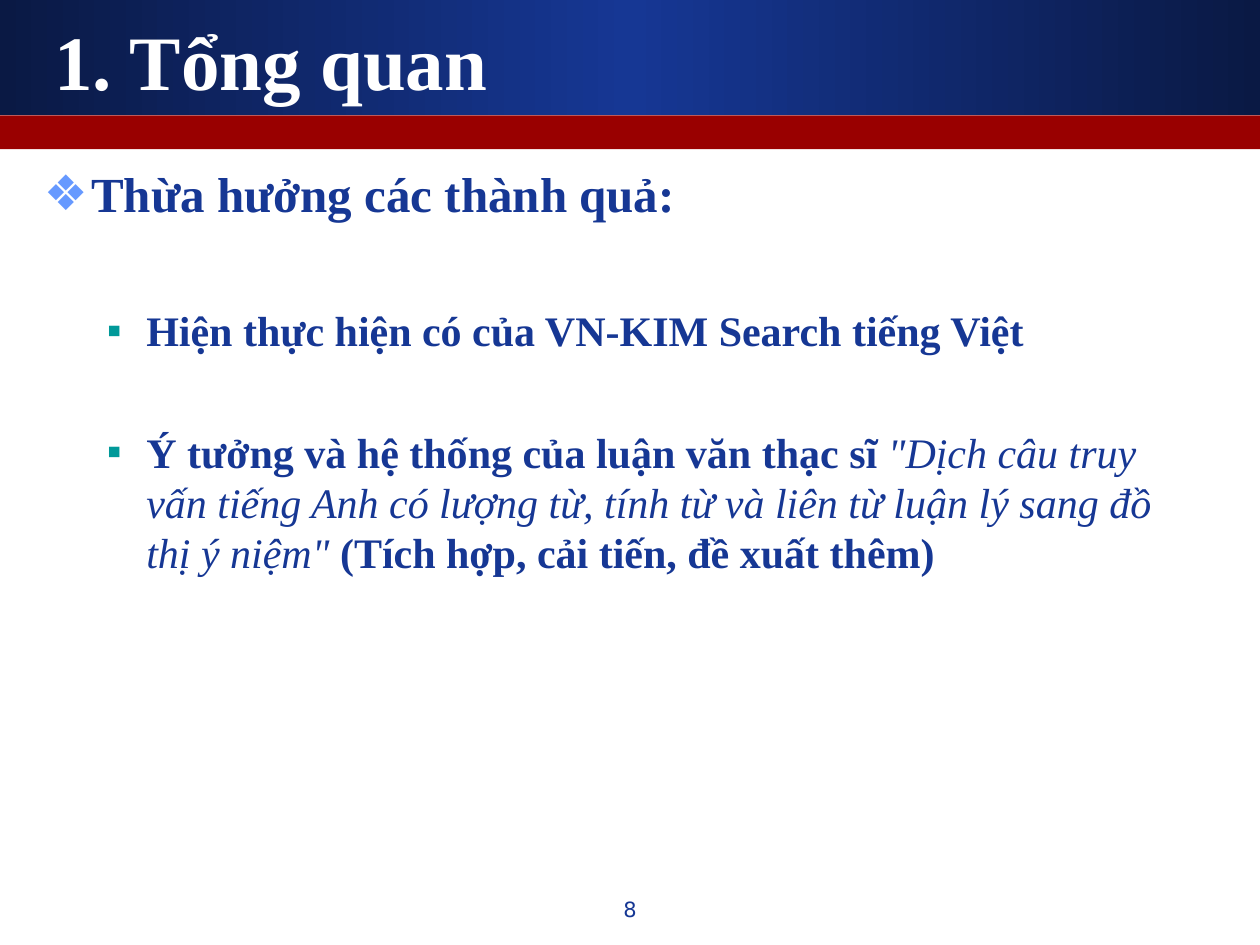
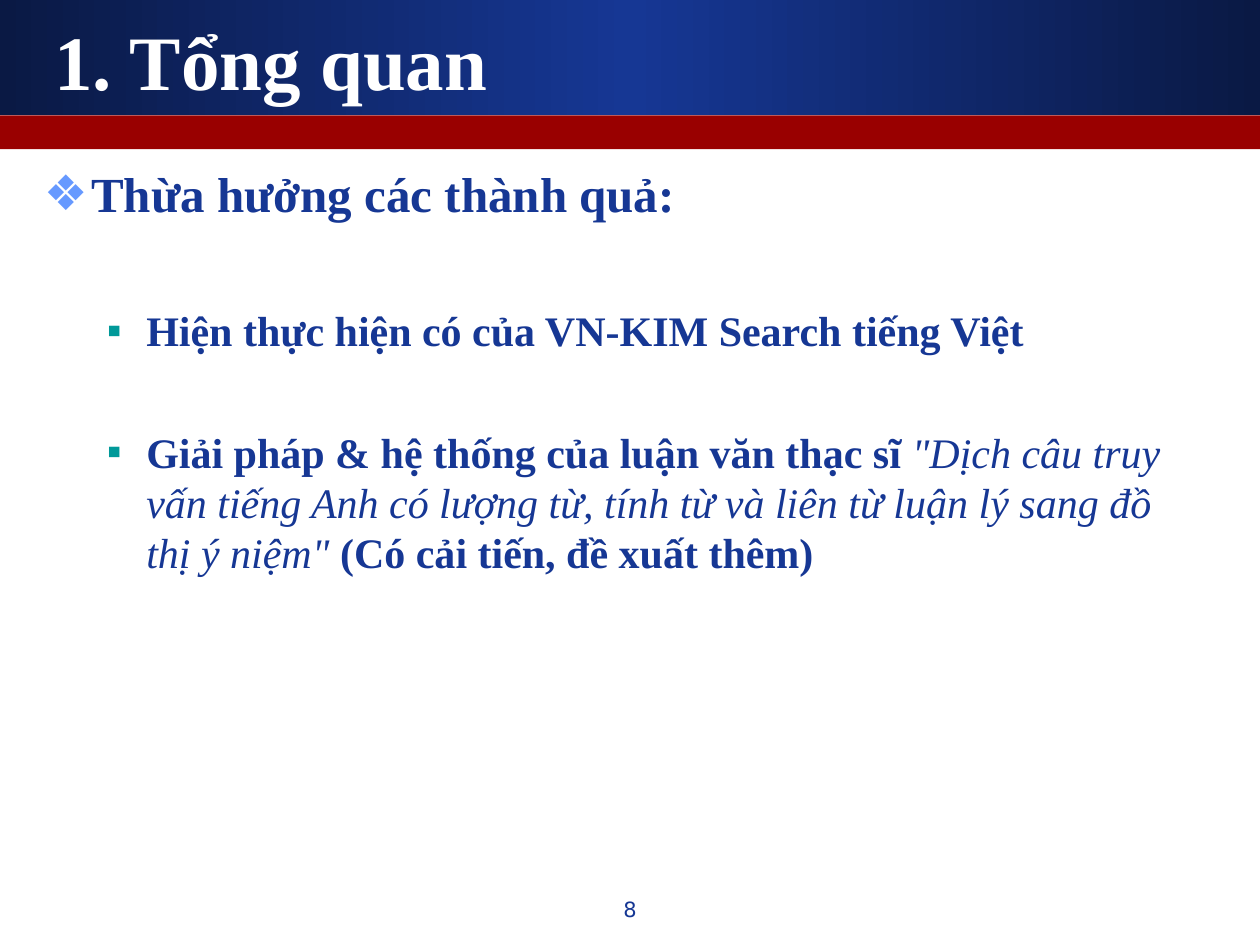
Before and after one commit to leaderwing/kt-kimres, a slide deck: slide 8 of note/[Thesis] Presentation.ppt. Drawn at 1260x945 pixels with LibreOffice and Linux fonts; fonts in the diff are those of the drawing. Boxes give left, top, right and bottom in pixels: in the first picture for what was removed or moved away, otherwise in the second. Text is boxed around its words. In the diff, an @@ line names an element or a change of style, - is before the commit and + after.

```diff
--- a/note/[Thesis] Presentation.ppt
+++ b/note/[Thesis] Presentation.ppt
@@ text at [146,437,1161,577]: text changed @@
-  ▪ Ý tưởng và hệ thống của luận văn thạc sĩ "Dịch câu truy vấn tiếng Anh có lượng từ, tính từ và liên từ luận lý sang đồ thị ý niệm" (Tích hợp, cải tiến, đề xuất thêm)
+  ▪ Giải pháp & hệ thống của luận văn thạc sĩ "Dịch câu truy vấn tiếng Anh có lượng từ, tính từ và liên từ luận lý sang đồ thị ý niệm" (Có cải tiến, đề xuất thêm)
```
Also in this commit, not shown: 4 other slides changed, 1 slide added.
